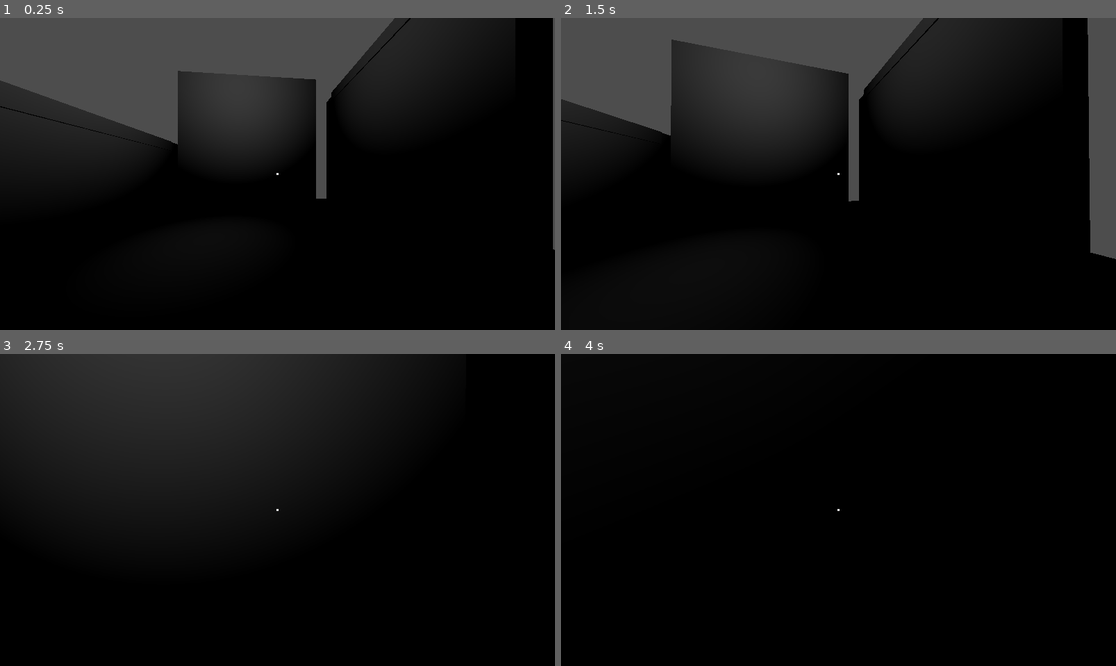
Above: before the commit, frames 1-4 (two rows, left to right).
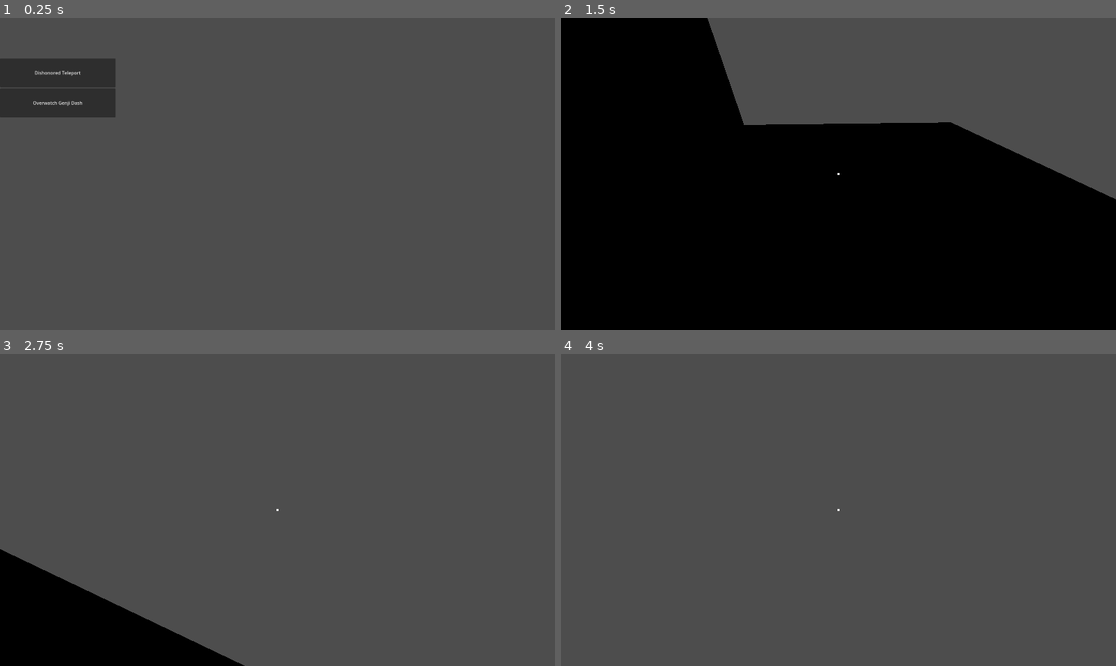
Above: after the commit, the same moments.

Repository: damikdk/fifth-try
Game: Godot game, scene res://Menu/MainMenu.tscn
The game is run twice, just before and just after one commit, with the same random seed, the same clock (stepped at 60 frames per second) and the same inputs. Before the commit the project starts from res://World.tscn.
Inputs (mouse positions are in pixels of both pictures, inside the frame that each line leads up to):
- Up to frame 1 (0.25 s): no input
- Up to frame 2 (1.5 s): click (616, 74) at 0.5 s, where only the run after the commit has a clickable "Dishonored Teleport"; tap Enter at 1.25 s; move the mouse to (866, 174) at 1.27 s; hold W (move_forward) from 1.28 s (still down); right-click (866, 174) at 1.35 s
- Up to frame 3 (2.75 s): keep holding W (move_forward); tap Space (jump) at 1.52, 1.55, 1.82, 2.1, 2.27, 2.57 s; move the mouse to (249, 510) at 2.02 s; right-click (249, 510) at 2.3 s
- Up to frame 4 (4 s): keep holding W (move_forward); move the mouse to (849, 503) at 2.77 s; right-click (849, 503) at 2.85 s; tap Space (jump) at 3.05, 3.5, 3.77 s; move the mouse to (832, 516) at 3.52 s; right-click (832, 516) at 3.6 s

The runs differ from the first frame. In frame 1, 83% of the frame differs, in the area x 0-100%, y 0-100%; in frame 2, 32%; in frame 3, 92%; in frame 4, 100%.

Commit message:
Add main menu

Diff:
--- /dev/null
+++ b/Characters/DishonoredTP.gd
@@ -0,0 +1,49 @@
+extends "res://Characters/FPS.gd"
+
+var ray_length = 20
+var ray_from: Vector3 = Vector3()
+var ray_to: Vector3 = Vector3()
+
+func _ready():
+	# hides the cursor
+	Input.set_mouse_mode(Input.MOUSE_MODE_CAPTURED)
+
+func _process(_delta):
+	get_tree().call_group("TeleportCursor", "queue_free")
+
+	if Input.is_mouse_button_pressed(MOUSE_BUTTON_RIGHT):
+		cursor.visible = false
+
+		ray_from = camera.project_ray_origin(last_mouse_position)
+		ray_to = ray_from + camera.project_ray_normal(last_mouse_position) * ray_length
+		var hit_result = Helpers.raycast(ray_from, ray_to, [self])
+
+		if hit_result:
+			if hit_result.collider.is_in_group("Teleportable"):
+				Helpers.add_sphere(hit_result.position, 0.2).add_to_group("TeleportCursor")
+
+	if Input.is_action_just_released("right_mouse"):
+		cursor.visible = true
+
+		ray_from = camera.project_ray_origin(last_mouse_position)
+		ray_to = ray_from + camera.project_ray_normal(last_mouse_position) * ray_length
+		var hit_result = Helpers.raycast(ray_from, ray_to, [self])
+
+		if hit_result:
+			if hit_result.collider.is_in_group("Teleportable"):
+
+				var points = hit_result.collider.teleport_points
+
+				if (points.size() > 0):
+					var closest_point = points[0]
+					var minimal_distance = 9999
+
+					for point in points:
+						var distance_from_hit = hit_result.position.distance_to(point.global_position)
+
+						if distance_from_hit < minimal_distance:
+							closest_point = point
+							minimal_distance = distance_from_hit
+
+					var new_position = closest_point.global_position + Vector3(0, 2, 0)
+					global_position = new_position
--- /dev/null
+++ b/Characters/FPS.gd
@@ -0,0 +1,64 @@
+extends CharacterBody3D
+
+var speed = 6
+var max_speed_vector = Vector3(speed, speed, speed)
+var jump = 10
+var mass = 5
+
+var mouse_sense = 0.1
+
+var vertical_vector = Vector3()
+var horizontal_vector = Vector3()
+
+var last_mouse_position = Vector2()
+
+@onready var head: Node3D = $Head
+@onready var camera: Camera3D = $Head/Camera
+@onready var cursor: ColorRect = $Head/Camera/ColorRect
+
+func _ready():
+	# hides the cursor
+	Input.set_mouse_mode(Input.MOUSE_MODE_CAPTURED)
+
+func _input(event):
+
+	if event is InputEventKey and event.keycode == KEY_ESCAPE and event.pressed == false:
+		get_tree().change_scene_to_file("res://Menu/MainMenu.tscn")
+
+	if event is InputEventMouseMotion:
+		# rotate camera
+		rotate_y(deg_to_rad(-event.relative.x * mouse_sense))
+		head.rotate_x(deg_to_rad(-event.relative.y * mouse_sense))
+		head.rotation.x = clamp(head.rotation.x, deg_to_rad(-89), deg_to_rad(89))
+
+		last_mouse_position = event.position
+
+	camera.global_transform = head.global_transform
+
+func _physics_process(delta):
+	var direction = Vector3()
+
+	# get keyboard input
+	var h_rot = transform.basis.get_euler().y
+	var f_input = Input.get_axis("move_forward", "move_backward")
+	var h_input = Input.get_axis("move_left", "move_right")
+
+	direction = Vector3(h_input, 0, f_input).rotated(up_direction, h_rot).normalized()
+	horizontal_vector = direction * speed
+
+	# jumping and gravity
+	if is_on_floor():
+		vertical_vector = Vector3.ZERO
+	else:
+		vertical_vector += -up_direction * 9.8 * mass * delta
+
+	if Input.is_action_just_pressed("jump") and is_on_floor():
+		vertical_vector.y += jump
+
+	var result_vector = horizontal_vector + vertical_vector
+	result_vector = result_vector.clamp(result_vector, max_speed_vector)
+
+	# make it move
+	velocity = result_vector
+
+	move_and_slide()
--- a/FPS.tscn
+++ b/Characters/FPS.tscn
@@ -1,6 +1,6 @@
-[gd_scene load_steps=4 format=3 uid="uid://bmfjaganj8jie"]
+[gd_scene load_steps=4 format=3 uid="uid://yi6wcrfubii3"]
 
-[ext_resource type="Script" path="res://FPS.gd" id="1_cgphl"]
+[ext_resource type="Script" path="res://Characters/DishonoredTP.gd" id="1_eeguh"]
 
 [sub_resource type="CapsuleShape3D" id="1"]
 height = 2.8777
@@ -8,7 +8,7 @@
 [sub_resource type="CapsuleMesh" id="2"]
 
 [node name="FPS" type="CharacterBody3D"]
-script = ExtResource("1_cgphl")
+script = ExtResource("1_eeguh")
 
 [node name="CollisionShape" type="CollisionShape3D" parent="."]
 shape = SubResource("1")
--- a/Teleportable.gd
+++ b/Characters/Teleportable.gd
@@ -21,7 +21,3 @@
 
 		var new_sphere = Helpers.add_sphere(mark_position + global_position_for_row)
 		teleport_points.append(new_sphere)
-
-# Called every frame. 'delta' is the elapsed time since the previous frame.
-func _process(delta):
-	pass
--- a/FPS.gd
+++ /dev/null
@@ -1,111 +0,0 @@
-extends CharacterBody3D
-
-var speed = 6
-var max_speed_vector = Vector3(speed, speed, speed)
-var jump = 10
-var mass = 5
-
-var mouse_sense = 0.1
-
-var ray_length = 20
-var ray_from: Vector3 = Vector3()
-var ray_to: Vector3 = Vector3()
-
-var vertical_vector = Vector3()
-var horizontal_vector = Vector3()
-
-var last_mouse_position = Vector2()
-
-@onready var head: Node3D = $Head
-@onready var camera: Camera3D = $Head/Camera
-@onready var cursor: ColorRect = $Head/Camera/ColorRect
-
-func _ready():
-	# hides the cursor
-	Input.set_mouse_mode(Input.MOUSE_MODE_CAPTURED)
-
-	DisplayServer.window_set_mode(DisplayServer.WINDOW_MODE_FULLSCREEN)
-
-func _input(event):
-
-	if event is InputEventKey and event.keycode == KEY_ESCAPE:
-		get_tree().quit()
-
-	if event is InputEventMouseMotion:
-		# rotate camera
-		rotate_y(deg_to_rad(-event.relative.x * mouse_sense))
-		head.rotate_x(deg_to_rad(-event.relative.y * mouse_sense))
-		head.rotation.x = clamp(head.rotation.x, deg_to_rad(-89), deg_to_rad(89))
-
-		last_mouse_position = event.position
-
-	camera.global_transform = head.global_transform
-
-func _process(delta):
-
-	get_tree().call_group("TeleportCursor", "queue_free")
-
-	if Input.is_mouse_button_pressed(MOUSE_BUTTON_RIGHT):
-		cursor.visible = false
-
-		ray_from = camera.project_ray_origin(last_mouse_position)
-		ray_to = ray_from + camera.project_ray_normal(last_mouse_position) * ray_length
-		var hit_result = Helpers.raycast(ray_from, ray_to, [self])
-
-		if hit_result:
-			if hit_result.collider.is_in_group("Teleportable"):
-				Helpers.add_sphere(hit_result.position, 0.2).add_to_group("TeleportCursor")
-
-	if Input.is_action_just_released("right_mouse"):
-		cursor.visible = true
-
-		ray_from = camera.project_ray_origin(last_mouse_position)
-		ray_to = ray_from + camera.project_ray_normal(last_mouse_position) * ray_length
-		var hit_result = Helpers.raycast(ray_from, ray_to, [self])
-
-		if hit_result:
-			if hit_result.collider.is_in_group("Teleportable"):
-
-				var points = hit_result.collider.teleport_points
-
-				if (points.size() > 0):
-					var closest_point = points[0]
-					var minimal_distance = 9999
-
-					for point in points:
-						var distance_from_hit = hit_result.position.distance_to(point.global_position)
-
-						if distance_from_hit < minimal_distance:
-							closest_point = point
-							minimal_distance = distance_from_hit
-
-					var new_position = closest_point.global_position + Vector3(0, 2, 0)
-					global_position = new_position
-
-func _physics_process(delta):
-	var direction = Vector3()
-
-	# get keyboard input
-	var h_rot = transform.basis.get_euler().y
-	var f_input = Input.get_axis("move_forward", "move_backward")
-	var h_input = Input.get_axis("move_left", "move_right")
-
-	direction = Vector3(h_input, 0, f_input).rotated(up_direction, h_rot).normalized()
-	horizontal_vector = direction * speed
-
-	# jumping and gravity
-	if is_on_floor():
-		vertical_vector = Vector3.ZERO
-	else:
-		vertical_vector += -up_direction * 9.8 * mass * delta
-
-	if Input.is_action_just_pressed("jump") and is_on_floor():
-		vertical_vector.y += jump
-
-	var result_vector = horizontal_vector + vertical_vector
-	result_vector = result_vector.clamp(result_vector, max_speed_vector)
-
-	# make it move
-	velocity = result_vector
-
-	move_and_slide()
--- /dev/null
+++ b/Menu/ButtonDishonoredTP.gd
@@ -0,0 +1,4 @@
+extends Button
+
+func _on_pressed():
+	get_tree().change_scene_to_file("res://Playground.tscn")
--- /dev/null
+++ b/Menu/MainMenu.gd
@@ -0,0 +1,8 @@
+extends Control
+
+func _ready():
+	DisplayServer.window_set_mode(DisplayServer.WINDOW_MODE_FULLSCREEN)
+
+func _input(event):
+	if event is InputEventKey and event.keycode == KEY_ESCAPE and event.pressed == false:
+		get_tree().quit()
--- /dev/null
+++ b/Menu/MainMenu.tscn
@@ -0,0 +1,45 @@
+[gd_scene load_steps=3 format=3 uid="uid://croh78y1j0prf"]
+
+[ext_resource type="Script" path="res://Menu/MainMenu.gd" id="1_1asig"]
+[ext_resource type="Script" path="res://Menu/ButtonDishonoredTP.gd" id="1_unfvl"]
+
+[node name="MainMenu" type="Control"]
+layout_mode = 3
+anchors_preset = 15
+anchor_right = 1.0
+anchor_bottom = 1.0
+grow_horizontal = 2
+grow_vertical = 2
+script = ExtResource("1_1asig")
+
+[node name="ScrollContainer" type="ScrollContainer" parent="."]
+custom_minimum_size = Vector2(400, 800)
+layout_mode = 1
+anchors_preset = 4
+anchor_top = 0.5
+anchor_bottom = 0.5
+offset_top = -4.0
+offset_right = 8.0
+offset_bottom = 4.0
+grow_vertical = 2
+
+[node name="VBoxContainer" type="VBoxContainer" parent="ScrollContainer"]
+layout_mode = 2
+size_flags_horizontal = 3
+size_flags_vertical = 3
+
+[node name="ButtonDishonoredTP" type="Button" parent="ScrollContainer/VBoxContainer"]
+custom_minimum_size = Vector2(0, 100)
+layout_mode = 2
+size_flags_horizontal = 3
+text = "Dishonored Teleport"
+script = ExtResource("1_unfvl")
+
+[node name="ButtonOverwatchDash" type="Button" parent="ScrollContainer/VBoxContainer"]
+custom_minimum_size = Vector2(0, 100)
+layout_mode = 2
+size_flags_horizontal = 3
+text = "Overwatch Genji Dash
+"
+
+[connection signal="pressed" from="ScrollContainer/VBoxContainer/ButtonDishonoredTP" to="ScrollContainer/VBoxContainer/ButtonDishonoredTP" method="_on_pressed"]
--- a/World.tscn
+++ b/Playground.tscn
@@ -1,7 +1,7 @@
-[gd_scene load_steps=3 format=3 uid="uid://c82gmuxumb0r0"]
+[gd_scene load_steps=3 format=3]
 
-[ext_resource type="PackedScene" uid="uid://bmfjaganj8jie" path="res://FPS.tscn" id="1_g54wv"]
-[ext_resource type="Script" path="res://Teleportable.gd" id="2_niega"]
+[ext_resource type="PackedScene" uid="uid://yi6wcrfubii3" path="res://Characters/FPS.tscn" id="1_v6qwl"]
+[ext_resource type="Script" path="res://Characters/Teleportable.gd" id="2_110st"]
 
 [node name="World" type="Node3D"]
 
@@ -9,7 +9,7 @@
 transform = Transform3D(1, 0, 0, 0, 1, 0, 0, 0, 1, 0.334031, 9.47438, -4.14931)
 omni_range = 9.84264
 
-[node name="FPS" parent="." instance=ExtResource("1_g54wv")]
+[node name="FPS" parent="." instance=ExtResource("1_v6qwl")]
 transform = Transform3D(-0.99508, 0, 0.0990766, 0, 1, 0, -0.0990766, 0, -0.99508, -1.53983, 2.86454, -9.97786)
 
 [node name="CSGBox3D" type="CSGBox3D" parent="."]
@@ -35,9 +35,14 @@
 [node name="CSGBox3D2" type="CSGBox3D" parent="."]
 transform = Transform3D(0.884, 0, 0, 0, 0.636, 0, 0, 0, 9, -7.4095, 9.00079, -2.67267)
 use_collision = true
-script = ExtResource("2_niega")
+script = ExtResource("2_110st")
 
 [node name="CSGBox3D3" type="CSGBox3D" parent="."]
 transform = Transform3D(0.884, 0, 0, 0, 0.636, 0, 0, 0, 9, 5.32333, 4.90999, -2.67267)
 use_collision = true
-script = ExtResource("2_niega")
+script = ExtResource("2_110st")
+
+[node name="CSGBox3D4" type="CSGBox3D" parent="."]
+transform = Transform3D(-3.86409e-08, 0, 9, 0, 0.636, 0, -0.884, 0, -3.93402e-07, -0.62525, 10.0026, 1.9562)
+use_collision = true
+script = ExtResource("2_110st")
--- a/project.godot
+++ b/project.godot
@@ -11,7 +11,7 @@
 [application]
 
 config/name="FifthTry"
-run/main_scene="res://World.tscn"
+run/main_scene="res://Menu/MainMenu.tscn"
 config/features=PackedStringArray("4.0")
 config/icon="res://icon.png"
 
